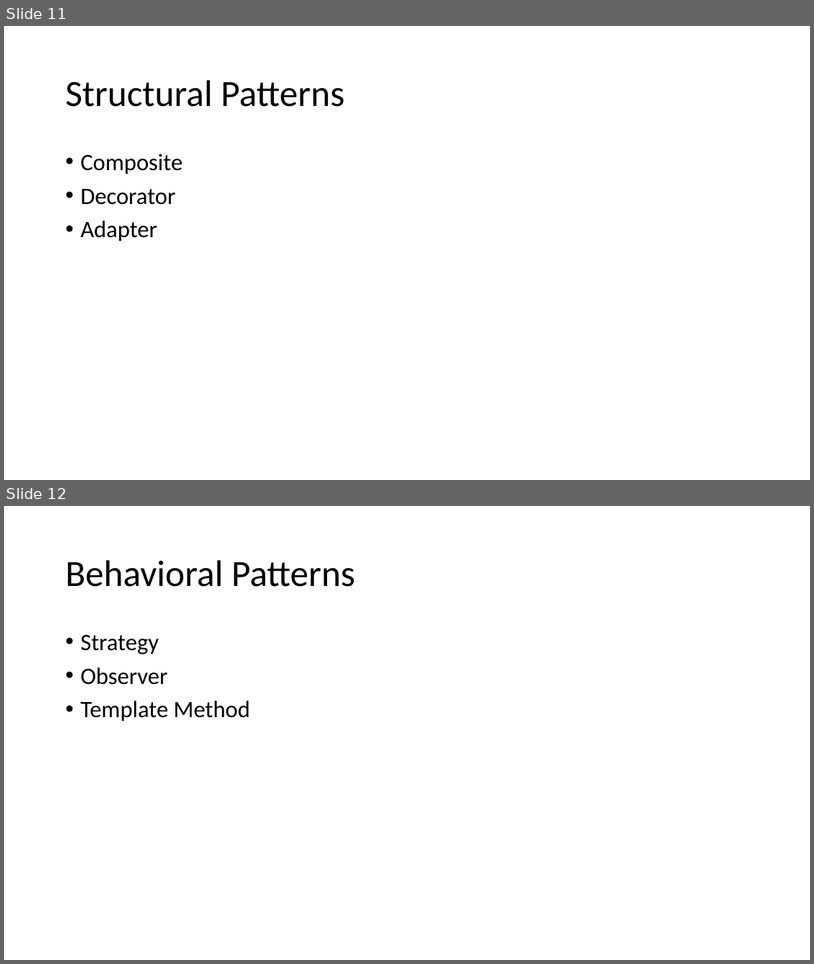
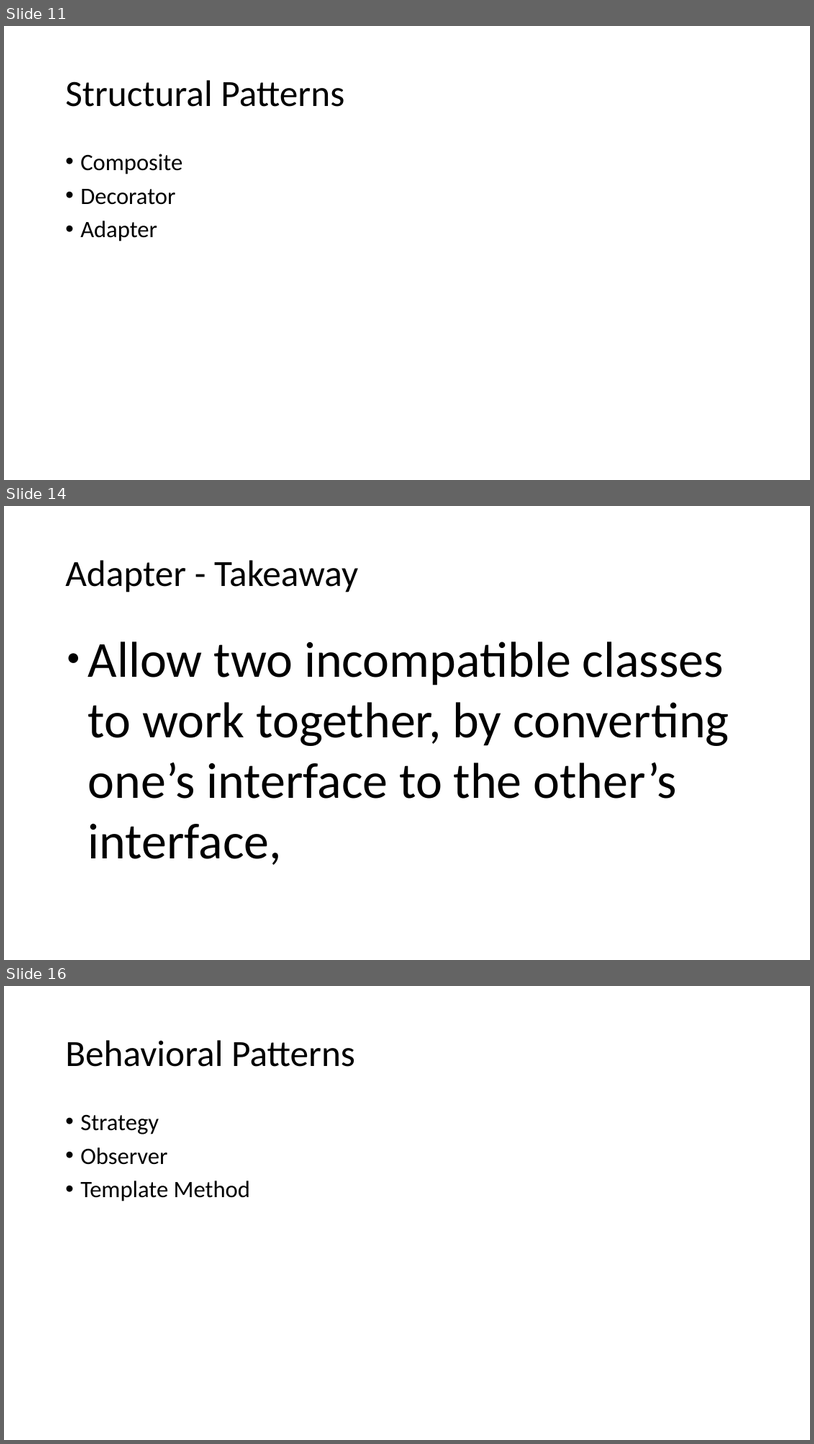
Before and after one commit to lzbair/OO-Paradigm, a slide deck: design-patterns/introduction.pptx. Shown one above the other, each under a label of ours: slides 11 and 12 before the commit, slides 11, 14 and 16 after it; the slides between them are not shown. The pictures are 814x964 and 814x1444 pixels, drawn with LibreOffice and Linux fonts; fonts in the diff are those of the drawing. Boxes give left, top, right and bottom in pixels: in the first picture for what was removed or moved away, otherwise in the second. Text is boxed around its words. In the diff, an @@ line names an element or a change of style, - is before the commit and + after.

Commit message:
Add uml diagram + Adapter pattern

```diff
--- a/design-patterns/introduction.pptx
+++ b/design-patterns/introduction.pptx
@@ slide 14 added at <box>4,506,810,960</box>, background #FFFFFF @@
@@ text added at <box>65,560,358,592</box>, 44 pt, text #000000 @@
+Adapter - Takeaway
@@ text added at <box>88,641,729,865</box>, 60 pt, text #000000 @@
+● Allow two incompatible classes to work together, by converting one’s interface to the other’s interface,
@@ what was slide 12 is now slide 16 @@
```
Also in this commit, not shown: 3 slides changed, 4 other slides added, 1 slide removed, 5 other files.
